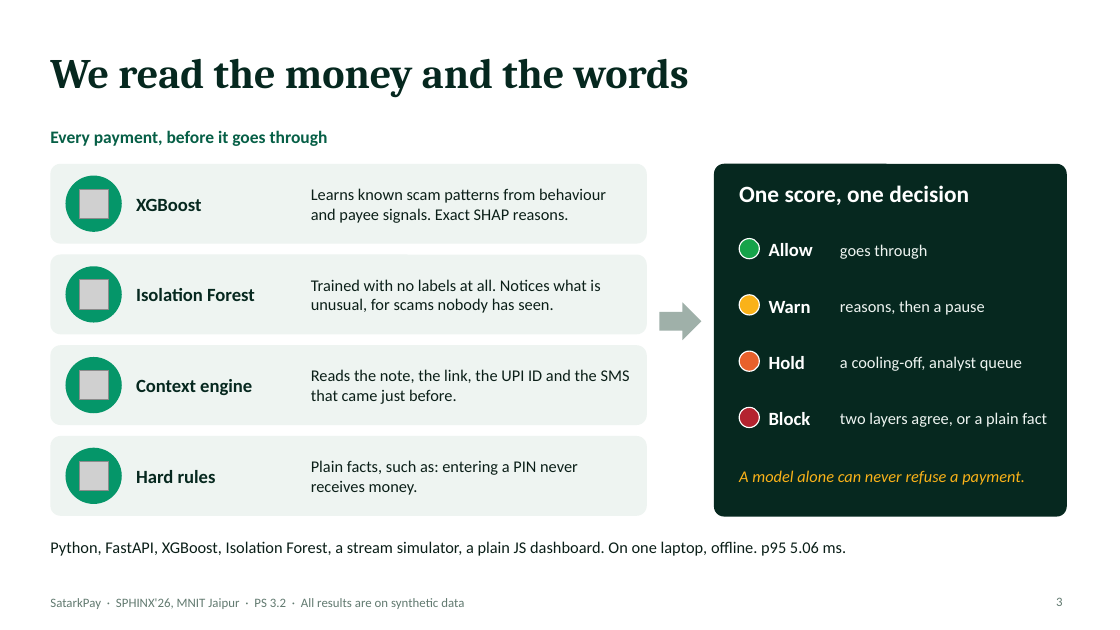
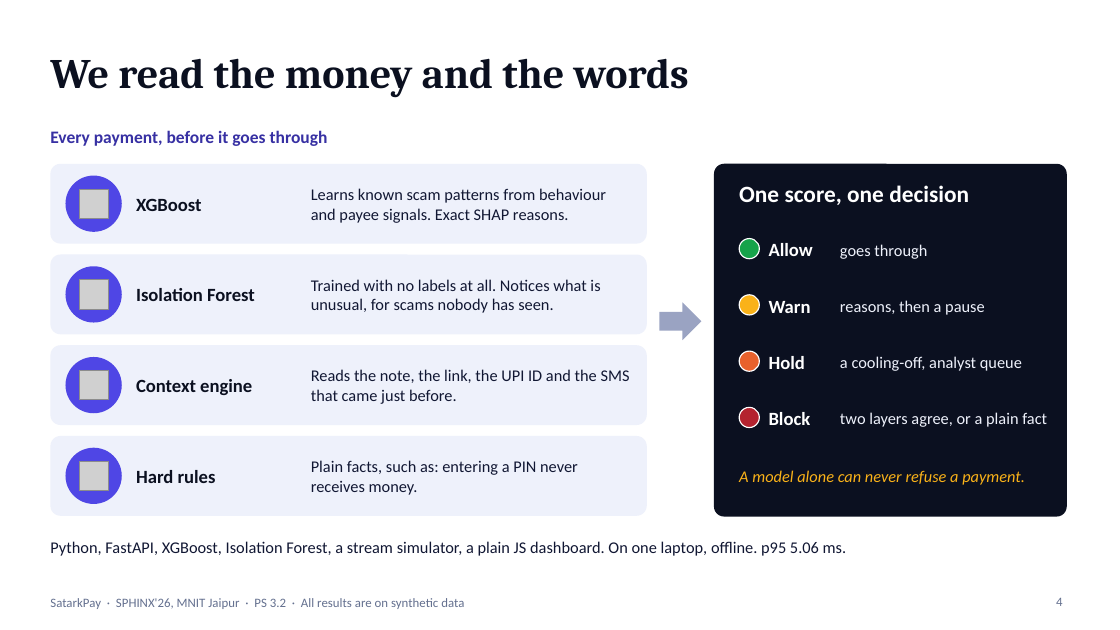
Before and after one commit to ajayyadav432/SatarkPay, a slide deck: slide 4 of docs/SatarkPay_Pitch.pptx (slide 3 before the commit). Drawn at 1120x630 pixels with LibreOffice and Linux fonts; fonts in the diff are those of the drawing; grey boxes stand for pictures. Boxes give left, top, right and bottom in pixels: in the first picture for what was removed or moved away, otherwise in the second. Text is boxed around its words. In the diff, an @@ line names an element or a change of style, - is before the commit and + after.

Commit message:
Stronger pitch: story first, new look, adoption plan, one-minute version
- Deck matches the logo and app colours, with fresh screens
- New slides: the story, why this is different, a real API answer with an adoption plan, a closing slide with the link
- Demo script gains a one-minute pitch

```diff
--- a/docs/SatarkPay_Pitch.pptx
+++ b/docs/SatarkPay_Pitch.pptx
@@ text "Every payment, before it goes ..." at (50, 130, 328, 146): text colour #065F46 to #3730A3 @@
@@ rounded rectangle at (714, 164, 1067, 517): fill #06281F to #0B1020 @@
@@ right arrow at (660, 302, 702, 340): fill #9FB0A9 to #9AA3C2 @@
@@ text colour #EEF4F1 to #EEF1FB in 4 elements at (840, 244, 927, 259), (840, 300, 985, 315), (840, 356, 1022, 371), (840, 412, 1047, 427) @@
@@ fill #EEF4F1 to #EEF1FB in 4 elements at (50, 164, 647, 244), (50, 255, 647, 334), (50, 345, 647, 425), (50, 436, 647, 516) @@
@@ fill #059669 to #4F46E5 in 4 elements at (66, 176, 122, 232), (66, 266, 122, 323), (66, 357, 122, 413), (66, 448, 122, 504) @@
@@ text colour #06281F to #0B1020 in 5 elements at (50, 58, 689, 98), (136, 198, 202, 211), (136, 288, 255, 301), (136, 379, 252, 395), (136, 470, 216, 483) @@
@@ text colour #0B1F18 to #111733 in 5 elements at (311, 188, 606, 223), (311, 279, 600, 313), (311, 369, 630, 404), (311, 460, 578, 495), (50, 541, 847, 556) @@
@@ text "SatarkPay · SPHINX'26, MNIT Jaipur ..." at (50, 598, 464, 609): text colour #627A70 to #64708F @@
@@ page number at (1056, 598, 1062, 606): text changed; text colour #627A70 to #64708F @@
-3
+4
```
Also in this commit, not shown: 7 other slides changed, 4 slides added, 1 slide removed, 1 other file.
